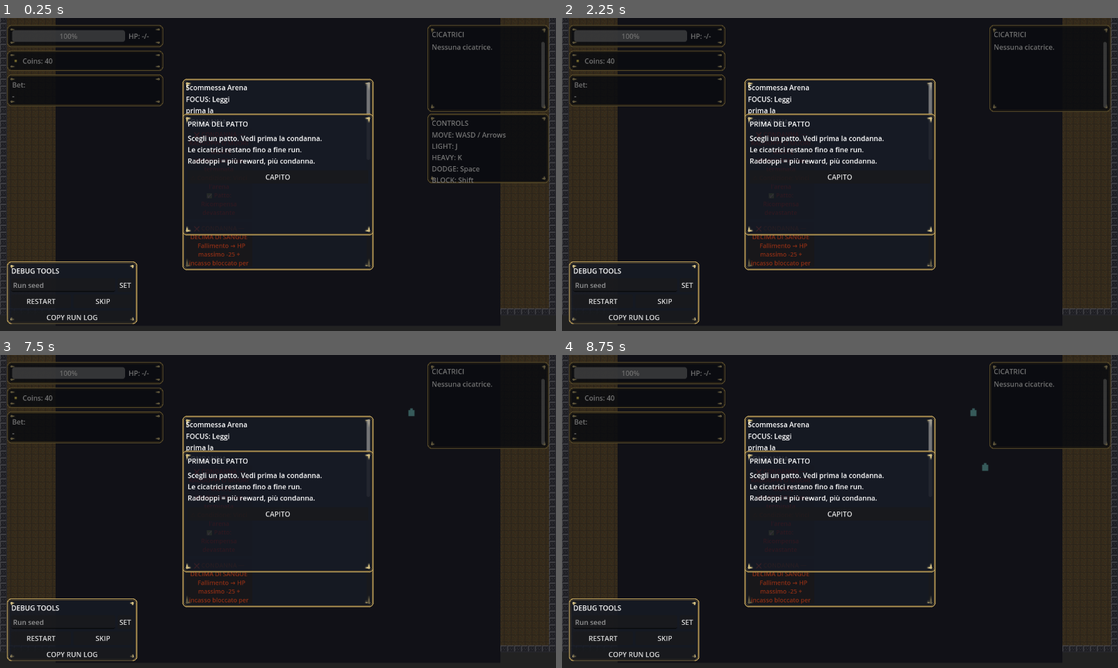
Above: before the commit, frames 1-4 (two rows, left to right).
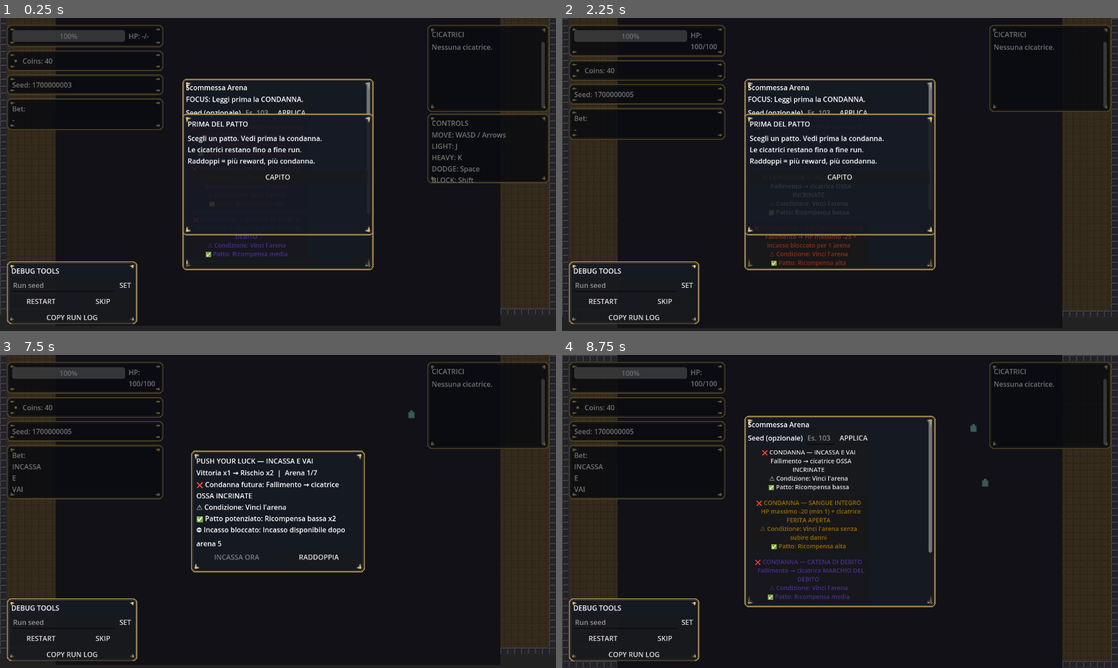
Above: after the commit, the same moments.

Repository: Faratas410/Gallicus-2.0
Game: Godot game, scene res://scenes/Main.tscn
Two runs of this game, one before a commit and one after it. Both use one fixed random seed, a clock stepped at 60 frames per second and the inputs below.
Inputs (mouse positions are in pixels of both pictures, inside the frame that each line leads up to):
- Up to frame 1 (0.25 s): no input
- Up to frame 2 (2.25 s): click (623, 284) at 0.52 s; type "12" at 0.6 s; click "SET" at 1.25 s; click "SET" (after the commit: "APPLICA") at 2 s
- Up to frame 3 (7.5 s): click "RESTART" at 2.75 s; click "RESTART" at 3.5 s; click "RESTART" at 4.25 s; click "SKIP" at 5 s; click "SKIP" at 5.75 s; click "COPY RUN LOG" at 6.5 s; click "CAPITO" at 7.25 s
- Up to frame 4 (8.75 s): click (878, 558) at 8 s, where only the run after the commit has a clickable "RADDOPPIA"

The runs differ from the first frame. In frame 1, 2.1% of the frame differs, in the area x 1-55%, y 20-80%; in frame 2, 3.9%; in frame 3, 7.6%; in frame 4, 7.6%, in the area x 0-100%, y 0-100%.

Commit message:
Add playtest seed tools and run summary export

Diff:
--- a/scenes/UI.tscn
+++ b/scenes/UI.tscn
@@ -115,6 +115,14 @@
 autowrap_mode = 2
 size_flags_horizontal = 3
 text = "Coins: 0"
+
+[node name="SeedRow" type="PanelContainer" parent="HUD/SafeMargin/TopRow/LeftColumn"]
+size_flags_horizontal = 3
+theme_override_styles/panel = SubResource("StyleBoxTexture_1")
+
+[node name="SeedLabel" type="Label" parent="HUD/SafeMargin/TopRow/LeftColumn/SeedRow"]
+autowrap_mode = 2
+text = "Seed: 0"
 
 [node name="LevelRow" type="HBoxContainer" parent="HUD/SafeMargin/TopRow/LeftColumn"]
 visible = false
@@ -374,6 +382,19 @@
 autowrap_mode = 2
 text = "FOCUS: Leggi prima la CONDANNA."
 
+[node name="SeedRow" type="HBoxContainer" parent="Modals/BetPanel/BetScroll/BetVBox"]
+theme_override_constants/separation = 6
+
+[node name="SeedLabel" type="Label" parent="Modals/BetPanel/BetScroll/BetVBox/SeedRow"]
+text = "Seed (opzionale)"
+
+[node name="SeedInput" type="LineEdit" parent="Modals/BetPanel/BetScroll/BetVBox/SeedRow"]
+size_flags_horizontal = 3
+placeholder_text = "Es. 10331"
+
+[node name="SeedButton" type="Button" parent="Modals/BetPanel/BetScroll/BetVBox/SeedRow"]
+text = "APPLICA"
+
 [node name="StakeRow" type="HBoxContainer" parent="Modals/BetPanel/BetScroll/BetVBox"]
 
 [node name="StakeLabel" type="Label" parent="Modals/BetPanel/BetScroll/BetVBox/StakeRow"]
--- a/scripts/systems/game_events.gd
+++ b/scripts/systems/game_events.gd
@@ -49,6 +49,7 @@
 signal request_push_luck_cashout
 signal request_push_luck_double
 signal request_set_run_seed(seed: int)
+signal request_clear_run_seed
 signal request_skip_arena_resolution
 
 var gameplay_enabled: bool = true
--- a/scripts/systems/run_manager.gd
+++ b/scripts/systems/run_manager.gd
@@ -38,7 +38,14 @@
 	var escalation_level: int = 0
 	var active_bet_id: StringName = &""
 	var enemy_profile: StringName = &""
+	var enemy_profiles: Array[StringName] = []
 	var scars: Array[StringName] = []
+	var scars_history: Array[StringName] = []
+	var bets_history: Array[StringName] = []
+	var cashouts: int = 0
+	var doubles: int = 0
+	var max_escalation: int = 0
+	var arenas_cleared: int = 0
 	var max_hp_modifier: int = 0
 	var run_is_over: bool = false
 
@@ -338,6 +345,7 @@
 var _forced_ending_id: StringName = &""
 var _debug_seed_override_active: bool = false
 var _debug_seed_override: int = 0
+var _run_start_time_msec: int = 0
 
 func _ready() -> void:
 	print("RunManager ready")
@@ -388,6 +396,9 @@
 	var request_seed_callable: Callable = Callable(self, "_on_request_set_run_seed")
 	if GameEvents.has_signal("request_set_run_seed") and not GameEvents.request_set_run_seed.is_connected(request_seed_callable):
 		GameEvents.request_set_run_seed.connect(request_seed_callable)
+	var request_clear_seed_callable: Callable = Callable(self, "_on_request_clear_run_seed")
+	if GameEvents.has_signal("request_clear_run_seed") and not GameEvents.request_clear_run_seed.is_connected(request_clear_seed_callable):
+		GameEvents.request_clear_run_seed.connect(request_clear_seed_callable)
 	var request_skip_callable: Callable = Callable(self, "_on_request_skip_arena_resolution")
 	if GameEvents.has_signal("request_skip_arena_resolution") and not GameEvents.request_skip_arena_resolution.is_connected(request_skip_callable):
 		GameEvents.request_skip_arena_resolution.connect(request_skip_callable)
@@ -424,6 +435,7 @@
 	_log_runtime_state("boot_complete")
 
 func start_new_run() -> void:
+	_run_start_time_msec = Time.get_ticks_msec()
 	if LEVEL3_ENABLED:
 		_start_level3_run()
 		return
@@ -495,6 +507,7 @@
 	_start_level3_run()
 
 func _start_level3_run() -> void:
+	_run_start_time_msec = Time.get_ticks_msec()
 	get_tree().paused = false
 	Engine.time_scale = 1.0
 	_run_failed_emitted = false
@@ -534,7 +547,14 @@
 	_run_state.escalation_level = 0
 	_run_state.active_bet_id = &""
 	_run_state.enemy_profile = &""
+	_run_state.enemy_profiles = []
 	_run_state.scars = []
+	_run_state.scars_history = []
+	_run_state.bets_history = []
+	_run_state.cashouts = 0
+	_run_state.doubles = 0
+	_run_state.max_escalation = 0
+	_run_state.arenas_cleared = 0
 	_run_state.max_hp_modifier = 0
 	_run_state.run_is_over = false
 	_arena_layout_rng.seed = _run_state.run_seed
@@ -568,6 +588,8 @@
 	run["arena_index"] = _run_state.arena_index
 	_maybe_activate_special_arena()
 	_select_enemy_profile()
+	if _run_state.enemy_profile != &"":
+		_run_state.enemy_profiles.append(_run_state.enemy_profile)
 	load_next_arena()
 	_emit_run_debug_state()
 	_open_level3_bet_ui()
@@ -580,6 +602,8 @@
 	_waiting_for_bet = false
 	_waiting_for_push_luck = false
 	_run_state.active_bet_id = bet_id
+	if bet_id != &"":
+		_run_state.bets_history.append(bet_id)
 	_current_bet_id = String(bet_id)
 	_last_selected_bet_id = bet_id
 	_level3_bets_used.append(bet_id)
@@ -603,6 +627,7 @@
 	GameEvents.arena_started.emit(_run_state.arena_index)
 	_apply_special_arena_pre_resolution()
 	var result: ArenaResult = _resolve_level3_arena()
+	_run_state.arenas_cleared = maxi(_run_state.arenas_cleared + 1, 1)
 	GameEvents.arena_completed.emit(_run_state.arena_index)
 	var bet_id: StringName = _run_state.active_bet_id
 	var failed: bool = not result.won
@@ -881,6 +906,8 @@
 		return
 	if _special_arena_id == SPECIAL_ARENA_SILENCE:
 		_run_state.escalation_level = maxi(_run_state.escalation_level + 1, 1)
+		_level3_max_escalation = maxi(_level3_max_escalation, _run_state.escalation_level)
+		_run_state.max_escalation = maxi(_run_state.max_escalation, _run_state.escalation_level)
 		_special_arena_effect_applied = true
 		_emit_run_debug_state()
 
@@ -1397,6 +1424,7 @@
 		if bet_id_name != &"":
 			_apply_level3_reward(bet_id_name, _level3_reward_tier)
 		_level3_cashouts += 1
+		_run_state.cashouts += 1
 		if _run_state.escalation_level >= 2:
 			_level3_cashed_after_high_escalation = true
 		_level3_reward_tier = 1
@@ -1428,7 +1456,9 @@
 		_run_state.escalation_level = maxi(_run_state.escalation_level + 1, 1)
 		_level3_reward_tier = maxi(_level3_reward_tier + 1, 1)
 		_level3_doubles += 1
+		_run_state.doubles += 1
 		_level3_max_escalation = maxi(_level3_max_escalation, _run_state.escalation_level)
+		_run_state.max_escalation = maxi(_run_state.max_escalation, _run_state.escalation_level)
 		if _cashout_lock_remaining > 0:
 			_cashout_lock_remaining = maxi(_cashout_lock_remaining - 1, 0)
 		_level3_next_loss_hp_penalty = 30
@@ -1455,6 +1485,13 @@
 	_debug_seed_override_active = true
 	_debug_seed_override = seed
 	print("Debug seed override set:", seed)
+	if _has_started_run:
+		start_new_run()
+
+func _on_request_clear_run_seed() -> void:
+	_debug_seed_override_active = false
+	_debug_seed_override = 0
+	print("Debug seed override cleared")
 	if _has_started_run:
 		start_new_run()
 
@@ -2064,6 +2101,7 @@
 		print("Run ending chosen:", str(finale.get("ending_id", "")), " seed=", _run_state.run_seed)
 	GameEvents.run_finale_selected.emit(finale)
 	_emit_run_log(finale)
+	_export_run_summary(finale)
 
 func _emit_run_log(finale: Dictionary) -> void:
 	if not GameEvents.has_signal("run_log_ready"):
@@ -2093,6 +2131,45 @@
 	if special_arena != "":
 		lines.append("Arena speciale: %s" % special_arena)
 	return "\n".join(lines)
+
+func _export_run_summary(finale: Dictionary) -> void:
+	var summary: Dictionary = _build_run_summary(finale)
+	var json_text: String = JSON.stringify(summary, "\t")
+	var file_path: String = "user://run_summary_%d.json" % _run_state.run_seed
+	var file: FileAccess = FileAccess.open(file_path, FileAccess.WRITE)
+	if file == null:
+		DisplayServer.clipboard_set(json_text)
+		return
+	file.store_string(json_text)
+	file.close()
+
+func _build_run_summary(finale: Dictionary) -> Dictionary:
+	var duration_seconds: int = 0
+	if _run_start_time_msec > 0:
+		duration_seconds = int(float(Time.get_ticks_msec() - _run_start_time_msec) / 1000.0)
+	var bets_history: Array[String] = []
+	for bet_id: StringName in _run_state.bets_history:
+		bets_history.append(String(bet_id))
+	var scars_history: Array[String] = []
+	for scar_id: StringName in _run_state.scars_history:
+		scars_history.append(String(scar_id))
+	var enemy_profiles: Array[String] = []
+	for profile_id: StringName in _run_state.enemy_profiles:
+		enemy_profiles.append(String(profile_id))
+	var ending_id: String = str(finale.get("ending_id", ""))
+	return {
+		"seed": _run_state.run_seed,
+		"duration_seconds": duration_seconds,
+		"arenas_cleared": _run_state.arenas_cleared,
+		"bets_history": bets_history,
+		"max_escalation": _run_state.max_escalation,
+		"scars_history": scars_history,
+		"scars_count": _run_state.scars_history.size(),
+		"ending_id": ending_id,
+		"cashouts": _run_state.cashouts,
+		"doubles": _run_state.doubles,
+		"enemy_profiles": enemy_profiles,
+	}
 
 func _select_run_finale() -> Dictionary:
 	var scars_copy: Array = _scars.duplicate(true)
@@ -2341,6 +2418,7 @@
 func _reset_scars() -> void:
 	_scars = []
 	_run_state.scars = []
+	_run_state.scars_history = []
 	_run_state.max_hp_modifier = 0
 	_scar_heal_multiplier = 1.0
 	_scar_dodge_cooldown_multiplier = 1.0
@@ -2366,6 +2444,7 @@
 		return
 	_scars.append(scar)
 	_run_state.scars.append(scar_id)
+	_run_state.scars_history.append(scar_id)
 	_recompute_scar_modifiers()
 	_emit_scars_updated()
 	_emit_run_debug_state()
--- a/scripts/ui/ui_root.gd
+++ b/scripts/ui/ui_root.gd
@@ -10,6 +10,7 @@
 @onready var xp_label: Label = get_node_or_null("HUD/SafeMargin/TopRow/LeftColumn/XPRow/XPLabel") as Label
 @onready var player_hp_bar: ProgressBar = get_node_or_null("HUD/SafeMargin/TopRow/LeftColumn/PlayerHPRow/PlayerHPContent/PlayerHPBar") as ProgressBar
 @onready var player_hp_label: Label = get_node_or_null("HUD/SafeMargin/TopRow/LeftColumn/PlayerHPRow/PlayerHPContent/PlayerHPLabel") as Label
+@onready var seed_label: Label = get_node_or_null("HUD/SafeMargin/TopRow/LeftColumn/SeedRow/SeedLabel") as Label
 @onready var bet_panel: Panel = _req("Modals/BetPanel") as Panel
 @onready var buy_token_button: Button = get_node_or_null("Modals/BetPanel/BetScroll/BetVBox/BuyTokenRow/BuyTokenButton") as Button
 @onready var buy_token_info: Label = get_node_or_null("Modals/BetPanel/BetScroll/BetVBox/BuyTokenRow/BuyTokenInfo") as Label
@@ -24,6 +25,8 @@
 @onready var bet_confirm_row: Control = get_node_or_null("Modals/BetPanel/BetScroll/BetVBox/BetConfirmRow") as Control
 @onready var bet_confirm_label: Label = get_node_or_null("Modals/BetPanel/BetScroll/BetVBox/BetConfirmRow/BetConfirmLabel") as Label
 @onready var bet_confirm_button: Button = get_node_or_null("Modals/BetPanel/BetScroll/BetVBox/BetConfirmRow/BetConfirmButton") as Button
+@onready var seed_input: LineEdit = get_node_or_null("Modals/BetPanel/BetScroll/BetVBox/SeedRow/SeedInput") as LineEdit
+@onready var seed_apply_button: Button = get_node_or_null("Modals/BetPanel/BetScroll/BetVBox/SeedRow/SeedButton") as Button
 @onready var debug_overlay: Label = get_node_or_null("HUD/DebugOverlay") as Label
 @onready var debug_tools_panel: Panel = get_node_or_null("HUD/DebugTools") as Panel
 @onready var debug_seed_input: LineEdit = get_node_or_null("HUD/DebugTools/DebugToolsVBox/SeedRow/SeedInput") as LineEdit
@@ -223,6 +226,7 @@
 				var confirm_callable: Callable = Callable(self, "_on_bet_confirm_pressed")
 				if not bet_confirm_button.pressed.is_connected(confirm_callable):
 					bet_confirm_button.pressed.connect(confirm_callable)
+			_wire_seed_input()
 
 	if debug_overlay != null:
 		debug_overlay.visible = false
@@ -385,6 +389,13 @@
 	if not buy_token_button.pressed.is_connected(buy_token_callable):
 		buy_token_button.pressed.connect(buy_token_callable)
 
+func _wire_seed_input() -> void:
+	if seed_apply_button == null:
+		return
+	var seed_callable: Callable = Callable(self, "_on_seed_apply_pressed")
+	if not seed_apply_button.pressed.is_connected(seed_callable):
+		seed_apply_button.pressed.connect(seed_callable)
+
 func _refresh_buy_token_ui() -> void:
 	if buy_token_button == null:
 		return
@@ -538,6 +549,20 @@
 func _on_buy_token_pressed() -> void:
 	if GameEvents.has_signal("request_purchase_token"):
 		GameEvents.request_purchase_token.emit()
+
+func _on_seed_apply_pressed() -> void:
+	if seed_input == null:
+		return
+	var text_value: String = seed_input.text.strip_edges()
+	if text_value == "":
+		if GameEvents.has_signal("request_clear_run_seed"):
+			GameEvents.request_clear_run_seed.emit()
+		return
+	if not text_value.is_valid_int():
+		return
+	var seed_value: int = int(text_value)
+	if GameEvents.has_signal("request_set_run_seed"):
+		GameEvents.request_set_run_seed.emit(seed_value)
 
 func _ensure_token_icons() -> void:
 	if coins_icon != null and coins_icon.texture == null:
@@ -705,6 +730,8 @@
 	_debug_scars = []
 	for scar_value in scars_value:
 		_debug_scars.append(str(scar_value))
+	if seed_label != null:
+		seed_label.text = "Seed: %d" % _debug_seed
 	_refresh_debug_overlay()
 
 func _on_run_log_ready(log_text: String) -> void:
Not shown, added: docs/playtest_questionnaire.md
Not shown, added: docs/playtest_seeds.md
